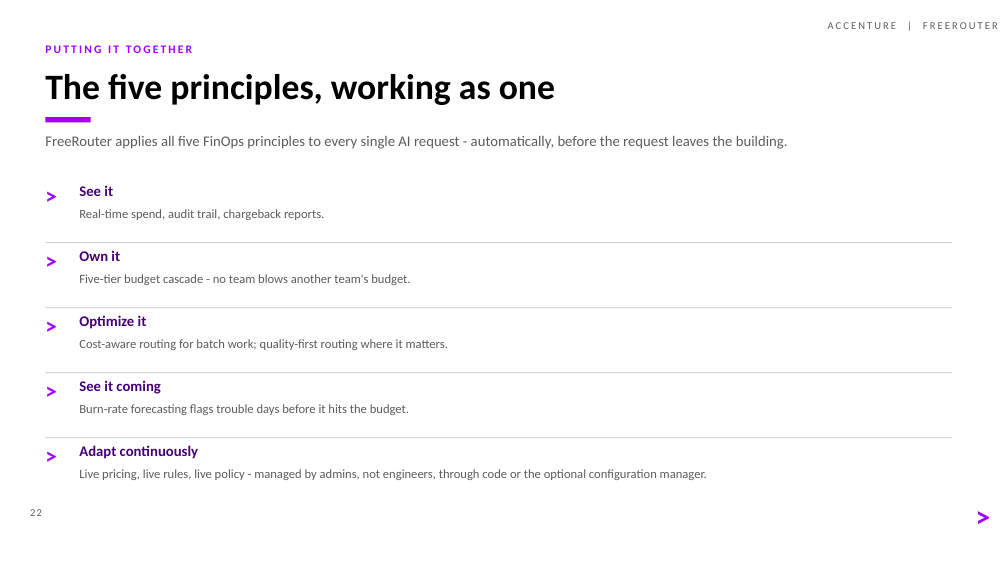
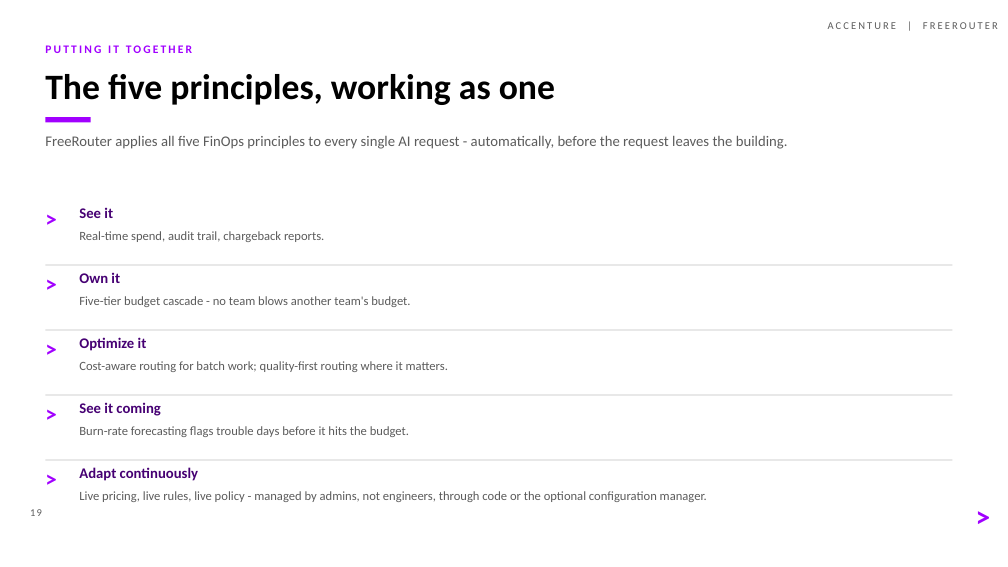
Before and after one commit to ahujrajat/freerouter, a slide deck: slide 27 of docs/Freerouter-FinOps-Presentation.pptx (slide 22 before the commit). Drawn at 1008x567 pixels with LibreOffice and Linux fonts; fonts in the diff are those of the drawing. Boxes give left, top, right and bottom in pixels: in the first picture for what was removed or moved away, otherwise in the second. Text is boxed around its words. In the diff, an @@ line names an element or a change of style, - is before the commit and + after.

```diff
--- a/docs/Freerouter-FinOps-Presentation.pptx
+++ b/docs/Freerouter-FinOps-Presentation.pptx
@@ 2 texts, 1 rectangle: place and size @@
-2 texts, 1 rectangle at (45, 181, 953, 373)
+2 texts, 1 rectangle at (45, 204, 953, 395)
@@ 13 texts, 3 rectangles: place and size @@
-13 texts, 3 rectangles at (45, 209, 953, 501)
+13 texts, 3 rectangles at (45, 231, 953, 523)
@@ text at (30, 509, 42, 516): text changed @@
-22
+19
```
Also in this commit, not shown: 12 other slides changed, 6 slides added, 1 slide removed, 2 other files.
